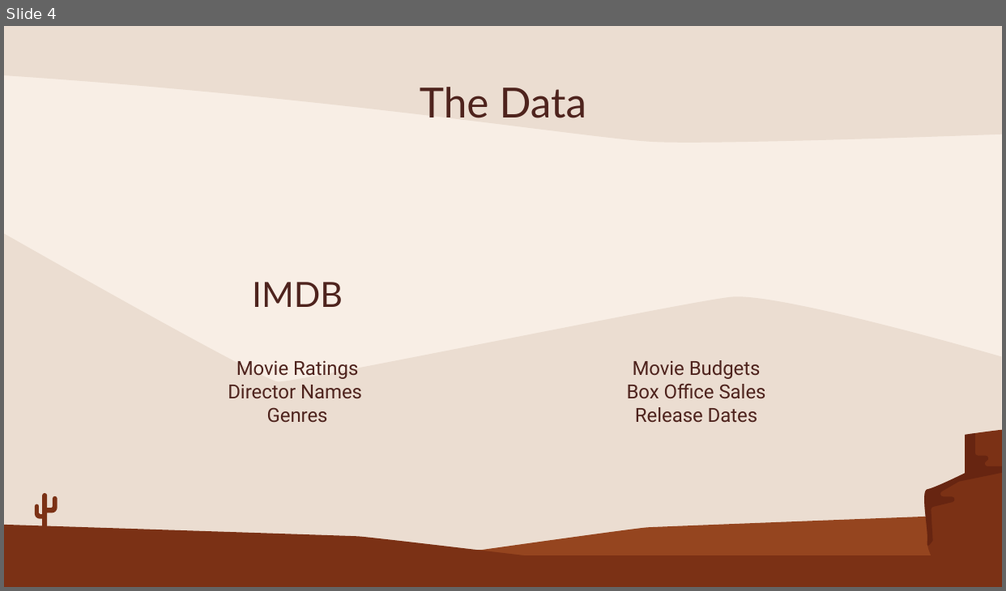
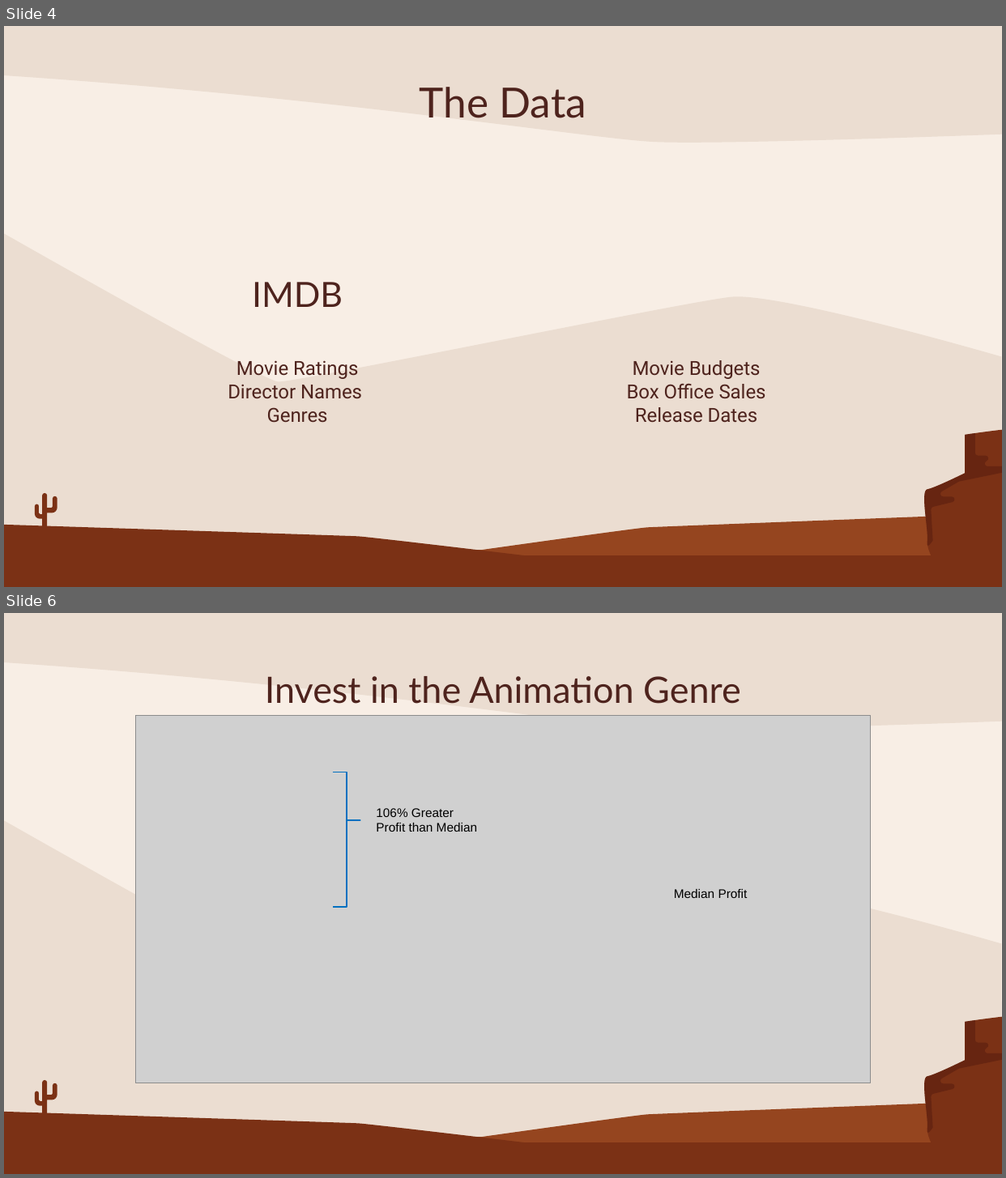
Before and after one commit to michael-pozo/Movie-Data-Analysis-, a slide deck: Movie Industry Analysis .pptx. Shown one above the other, each under a label of ours: slide 4 before the commit, slides 4 and 6 after it; the slides between them are not shown. The pictures are 1006x591 and 1006x1178 pixels, drawn with LibreOffice and Linux fonts; fonts in the diff are those of the drawing; grey boxes stand for pictures. Boxes give left, top, right and bottom in pixels: in the first picture for what was removed or moved away, otherwise in the second. Text is boxed around its words. In the diff, an @@ line names an element or a change of style, - is before the commit and + after.

```diff
--- a/Movie Industry Analysis .pptx
+++ b/Movie Industry Analysis .pptx
@@ slide 6 added at <box>4,613,1002,1174</box>, background #F8EEE5; not listed: 7 template elements that a slide beside it also shows @@
@@ title added at <box>265,676,741,704</box>, 35 pt, text #4E231D @@
+Invest in the Animation Genre
@@ group added at <box>136,716,871,1083</box>: 2 texts, 1 picture, 1 right brace @@
+106% Greater Profit than Median
+Median Profit
```
Also in this commit, not shown: 1 slide changed, 1 other slide added, 3 slides removed, 4 other files.
